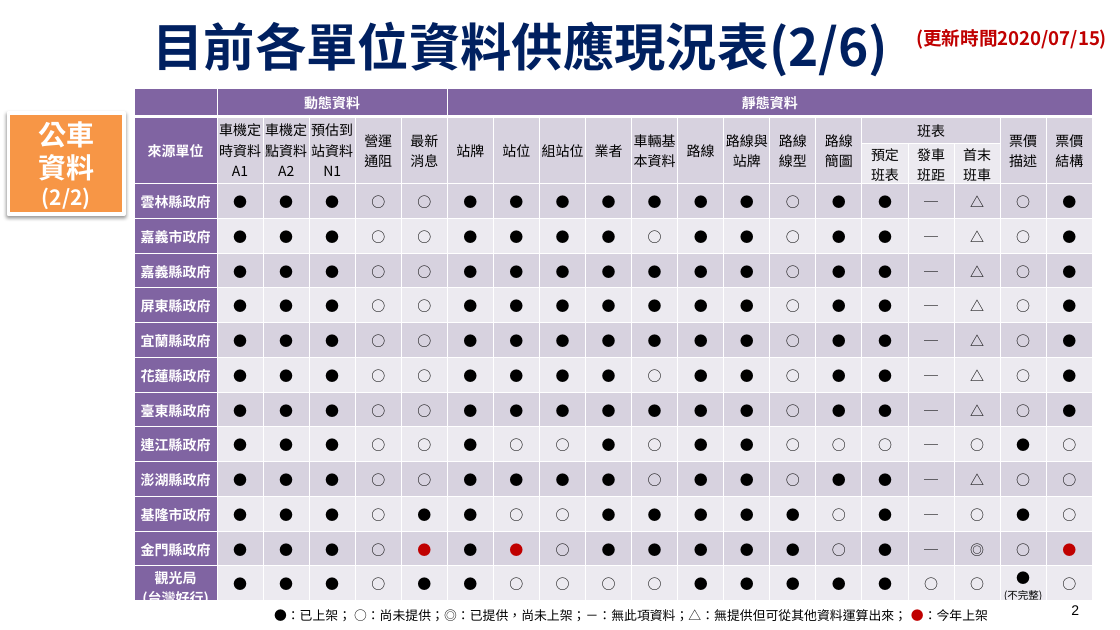
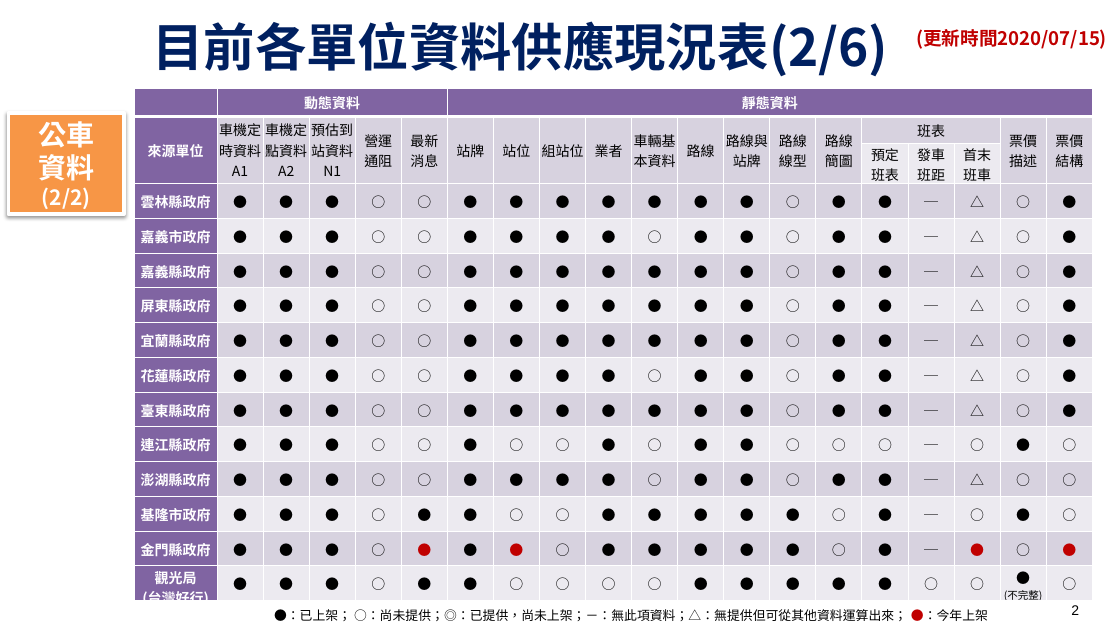
Before and after one commit to ptxmotc/data-provide-status, a slide deck: slide 2 of 各單位資料供應現況表.pptx. Drawn at 1120x630 pixels with LibreOffice and Linux fonts; fonts in the diff are those of the drawing; background and template pictures are left out. Boxes give left, top, right and bottom in pixels: in the first picture for what was removed or moved away, otherwise in the second. Text is boxed around its words. In the diff, an @@ line names an element or a change of style, - is before the commit and + after.

```diff
--- a/各單位資料供應現況表.pptx
+++ b/各單位資料供應現況表.pptx
@@ table at [134, 88, 1096, 604] @@
-row 14, column 18: ◎
+row 14, column 18: ●
```
Also in this commit, not shown: 1 other file.
